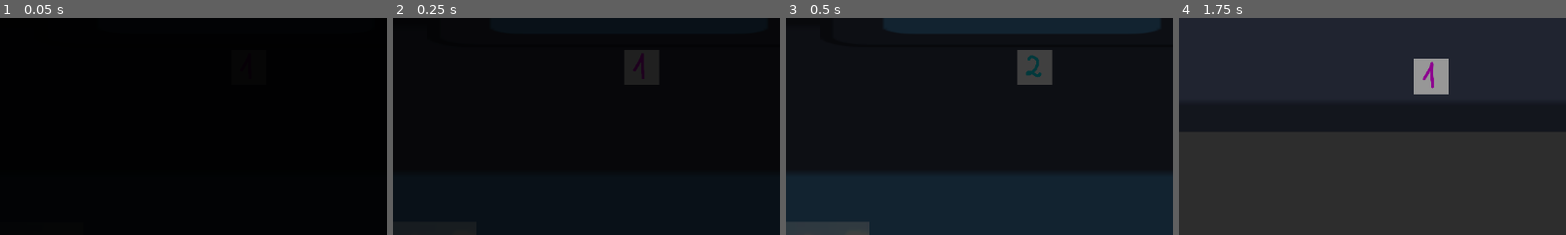
Above: before the commit, frames 1-4 (left to right).
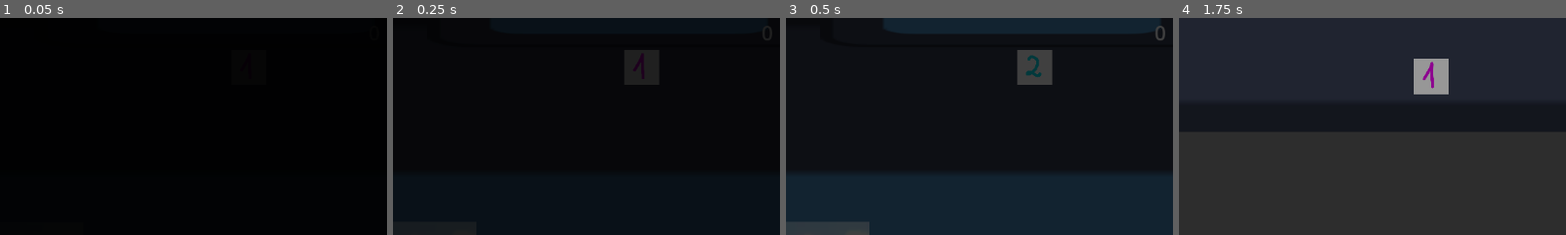
Above: after the commit, the same moments.

Repository: HectorAldao/quantic_gamejam
Game: Godot game, scene res://scenes/zonas/pueblo/pueblo.tscn
Two runs of this game, one before a commit and one after it. Both use one fixed random seed, a clock stepped at 60 frames per second and the inputs below. The engine's default icon, where the game draws it, is replaced by a stand-in: a white triangle on a blue panel in a dark square.
Inputs:
- Up to frame 1 (0.05 s): no input
- Up to frame 2 (0.25 s): no input
- Up to frame 3 (0.5 s): no input
- Up to frame 4 (1.75 s): hold D (move_character_right) 0.53-1.28 s; hold E (interact) 0.53-1.28 s; hold S (move_character_down) from 1.28 s (still down); tap E (interact) at 1.35 s
The pictures show only the part of the screen within x 18-68%, y 36-86%; the shares and areas given below are measured in that part.

The runs differ from the first frame. In frame 2, less than 0.1% of the frame differs, in the area x 95-98%, y 4-10%; in frame 3, less than 0.1%, in the area x 95-98%, y 3-11%; in frame 4, nothing differs.

Commit message:
feat: counter that remains among scenes

Diff:
--- a/godot_proyecto/project.godot
+++ b/godot_proyecto/project.godot
@@ -18,6 +18,10 @@
 run/main_scene="uid://cb6u1ac45o58t"
 config/features=PackedStringArray("4.6", "GL Compatibility")
 config/icon="res://icon.svg"
+
+[autoload]
+
+Global="*uid://cuuuqokgw0kis"
 
 [input]
 
--- /dev/null
+++ b/godot_proyecto/scenes/zonas/granja/granja.gd
@@ -0,0 +1,5 @@
+extends Node2D
+
+
+func _ready() -> void:
+	$Huevos.huevos = Global.huevos
--- a/godot_proyecto/scenes/zonas/granja/granja.tscn
+++ b/godot_proyecto/scenes/zonas/granja/granja.tscn
@@ -1,9 +1,11 @@
 [gd_scene format=3 uid="uid://bo1022ow6xyjf"]
 
 [ext_resource type="Texture2D" uid="uid://cpeqsa02qtrk4" path="res://icon.svg" id="1_fjv00"]
+[ext_resource type="Script" uid="uid://csepsulbktqms" path="res://scenes/zonas/granja/granja.gd" id="1_supsg"]
 [ext_resource type="Script" uid="uid://btvnx178rj1tg" path="res://scenes/zonas/pueblo/puerta_granja.gd" id="2_ieqsx"]
 [ext_resource type="PackedScene" uid="uid://dp8ojf16qwn8w" path="res://scenes/personaje/personaje.tscn" id="2_wlvj5"]
 [ext_resource type="PackedScene" uid="uid://djs8eia3lkxhq" path="res://ui/ui_layer.tscn" id="4_j1vlt"]
+[ext_resource type="Script" uid="uid://bc2abdysn7x2k" path="res://scenes/zonas/granja/huevos.gd" id="5_ja1ua"]
 
 [sub_resource type="RectangleShape2D" id="RectangleShape2D_ieqsx"]
 
@@ -11,6 +13,7 @@
 size = Vector2(7.0017624, 11.27298)
 
 [node name="Granja" type="Node2D" unique_id=1924357717]
+script = ExtResource("1_supsg")
 
 [node name="Sprite2D" type="Sprite2D" parent="." unique_id=38483466]
 position = Vector2(0, 2.3841858e-07)
@@ -60,3 +63,7 @@
 position = Vector2(0, 560)
 
 [node name="UILayer" parent="." unique_id=97634786 instance=ExtResource("4_j1vlt")]
+visible = false
+
+[node name="Huevos" type="Node2D" parent="." unique_id=1195456192]
+script = ExtResource("5_ja1ua")
--- /dev/null
+++ b/godot_proyecto/scenes/zonas/granja/huevos.gd
@@ -0,0 +1,12 @@
+extends Node2D
+
+var huevos: int = 0
+
+# Called when the node enters the scene tree for the first time.
+func _ready() -> void:
+	pass # Replace with function body.
+
+
+# Called every frame. 'delta' is the elapsed time since the previous frame.
+func _process(_delta: float) -> void:
+	pass
--- /dev/null
+++ b/godot_proyecto/scenes/zonas/pueblo/huevos.gd
@@ -0,0 +1,35 @@
+extends Node2D
+
+@export var min_time: float = 5.0
+@export var max_time: float = 15.0
+
+var label: Label
+var timer: Timer
+var count: int = 0
+
+func _ready() -> void:
+	# Get the label node
+	label = $HuevosLabel
+
+	# Create and configure timer
+	timer = Timer.new()
+	add_child(timer)
+	timer.timeout.connect(_on_timer_timeout)
+
+	# Initialize label
+	label.text = str(count)
+
+	# Start the timer
+	_start_random_timer()
+
+func _start_random_timer() -> void:
+	var random_time = randf_range(min_time, max_time)
+	timer.start(random_time)
+
+func _on_timer_timeout() -> void:
+	count += 1
+	label.text = str(count)
+	_start_random_timer()
+
+func _process(delta: float) -> void:
+	pass
--- a/godot_proyecto/scenes/zonas/pueblo/pueblo.gd
+++ b/godot_proyecto/scenes/zonas/pueblo/pueblo.gd
@@ -1,11 +1,4 @@
 extends Node2D
 
-
-# Called when the node enters the scene tree for the first time.
 func _ready() -> void:
-	pass # Replace with function body.
-
-
-# Called every frame. 'delta' is the elapsed time since the previous frame.
-func _process(delta: float) -> void:
-	pass
+	$Huevos/HuevosLabel.text = str(Global.huevos)
--- a/godot_proyecto/scenes/zonas/pueblo/pueblo.tscn
+++ b/godot_proyecto/scenes/zonas/pueblo/pueblo.tscn
@@ -1,5 +1,6 @@
 [gd_scene format=3 uid="uid://cb6u1ac45o58t"]
 
+[ext_resource type="Script" uid="uid://dck23cm02c86p" path="res://scenes/zonas/pueblo/pueblo.gd" id="1_4ed80"]
 [ext_resource type="Texture2D" uid="uid://cpeqsa02qtrk4" path="res://icon.svg" id="1_aaqcw"]
 [ext_resource type="PackedScene" uid="uid://jy063nk1qcma" path="res://scenes/objetos/casa/casa.tscn" id="2_0l5ct"]
 [ext_resource type="Texture2D" uid="uid://btpk0adbc122m" path="res://scenes/objetos/casa/sprites/casa_1.png" id="3_i7phy"]
@@ -12,13 +13,18 @@
 [ext_resource type="SpriteFrames" uid="uid://b0ys47vlkgkq6" path="res://scenes/cientifica/schrodinger_sprites.tres" id="10_td4hj"]
 [ext_resource type="Script" uid="uid://btvnx178rj1tg" path="res://scenes/zonas/pueblo/puerta_granja.gd" id="11_0l5ct"]
 [ext_resource type="PackedScene" uid="uid://djs8eia3lkxhq" path="res://ui/ui_layer.tscn" id="12_i7phy"]
+[ext_resource type="Script" uid="uid://bgbhc8rx4c8hg" path="res://scenes/zonas/pueblo/huevos.gd" id="13_norcv"]
 
 [sub_resource type="RectangleShape2D" id="RectangleShape2D_i07r1"]
 
 [sub_resource type="RectangleShape2D" id="RectangleShape2D_aaqcw"]
 size = Vector2(7.0017624, 11.27298)
 
+[sub_resource type="LabelSettings" id="LabelSettings_i7phy"]
+font_size = 30
+
 [node name="Pueblo" type="Node2D" unique_id=780892664]
+script = ExtResource("1_4ed80")
 
 [node name="Suelo" type="Sprite2D" parent="." unique_id=1056217518]
 position = Vector2(0, 2.3841858e-07)
@@ -99,3 +105,15 @@
 position = Vector2(0, -575)
 
 [node name="UILayer" parent="." unique_id=97634786 instance=ExtResource("12_i7phy")]
+visible = false
+
+[node name="Huevos" type="Node2D" parent="." unique_id=1996660095]
+script = ExtResource("13_norcv")
+
+[node name="HuevosLabel" type="Label" parent="Huevos" unique_id=1930689023]
+offset_left = 178.0
+offset_top = -666.0
+offset_right = 218.0
+offset_bottom = -624.0
+text = "0"
+label_settings = SubResource("LabelSettings_i7phy")
--- a/godot_proyecto/scenes/zonas/pueblo/puerta_granja.gd
+++ b/godot_proyecto/scenes/zonas/pueblo/puerta_granja.gd
@@ -32,4 +32,12 @@
 func _on_player_interact() -> void:
 	var bodies = get_overlapping_bodies()
 	if player in bodies:
+		# Guardar datos en el Global antes de salir
+		var old_scene = get_tree().current_scene
+
+		if old_scene.name == "Pueblo":
+			Global.huevos = int($"../Huevos/HuevosLabel".text)
+		elif old_scene.name == "Granja":
+			Global.huevos = $"../Huevos".huevos
+
 		get_tree().change_scene_to_file(target_scene_path)
--- /dev/null
+++ b/godot_proyecto/scripts/global.gd
@@ -0,0 +1,3 @@
+extends Node
+
+var huevos: int = 0
--- a/godot_proyecto/ui/ui_layer.gd
+++ b/godot_proyecto/ui/ui_layer.gd
@@ -4,7 +4,7 @@
 
 func _ready() -> void:
 	await get_tree().process_frame
-
+	visible = true
 	# Connect all cientifica NPCs
 	var root = get_tree().current_scene
 	_connect_npcs(root)
Not shown, added: godot_proyecto/scenes/zonas/granja/granja.gd.uid
Not shown, added: godot_proyecto/scenes/zonas/granja/huevos.gd.uid
Not shown, added: godot_proyecto/scenes/zonas/pueblo/huevos.gd.uid
Not shown, added: godot_proyecto/scripts/global.gd.uid
Not shown, changed: docs/index.html
Not shown, changed: docs/index.pck
